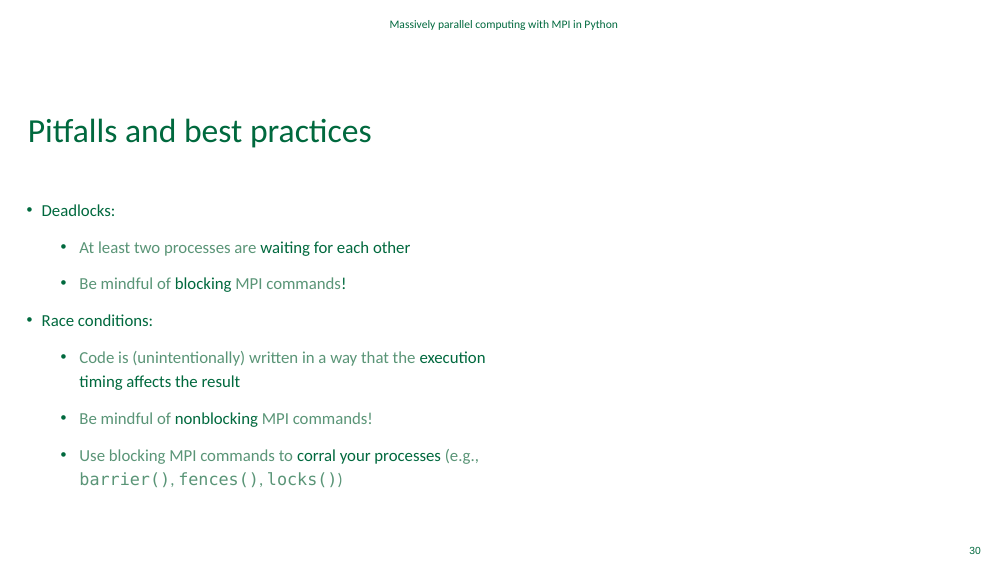
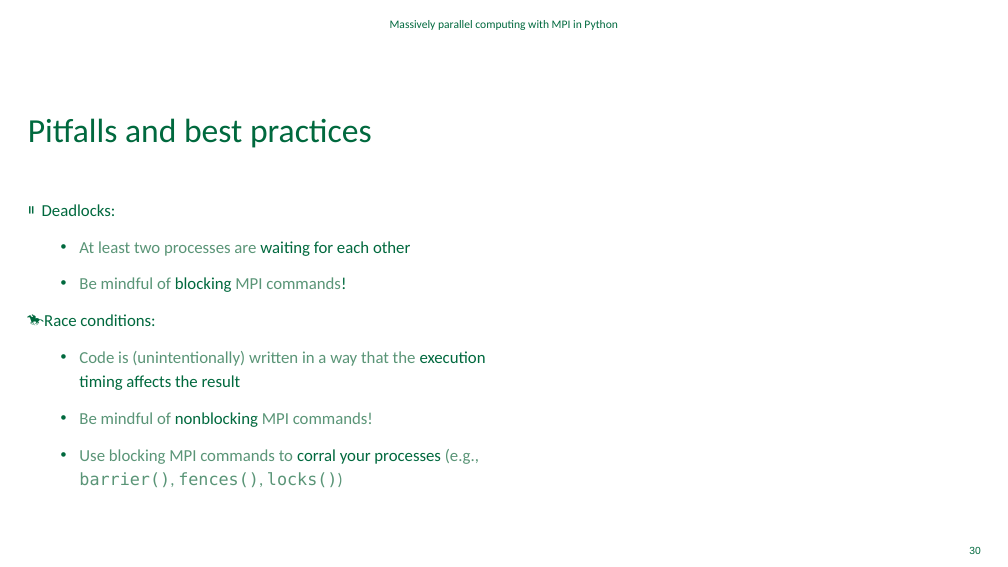
Before and after one commit to Dartmouth-Libraries/distributed-computing-with-python-and-mpi, a slide deck: slide 30 of ppt/Distributed-Computing-with-MPI.pptx. Drawn at 1008x567 pixels with LibreOffice and Linux fonts; fonts in the diff are those of the drawing; grey boxes stand for pictures; background and template pictures are left out. Boxes give left, top, right and bottom in pixels: in the first picture for what was removed or moved away, otherwise in the second. Text is boxed around its words. In the diff, an @@ line names an element or a change of style, - is before the commit and + after.

```diff
--- a/ppt/Distributed-Computing-with-MPI.pptx
+++ b/ppt/Distributed-Computing-with-MPI.pptx
@@ text at bbox=[42, 204, 155, 326]: bullet • to ⏸; bullet • to 🏇 @@
```
Also in this commit, not shown: 5 other slides changed.
